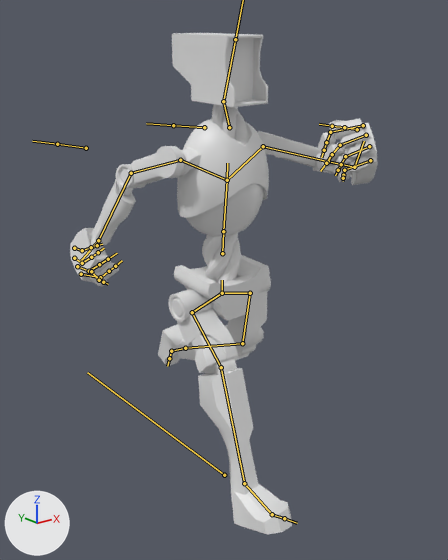
A saved change to the FBX model Assets/Art Assets/Models/char_Eggbot.fbx.
Both versions are drawn from a 50 mm lens placed at (-1.277, -1.591, 1.416), pointed at (0.013, 0.021, 0.771). The lights are fixed; the arrows at lower left show +X, +Y and +Z. Both versions are drawn at frame 1 of the action 'Armature|Run'; the numbers are the values there. The bones that bend it are drawn over the model as lines.

Objects in the first picture: 'Character'.
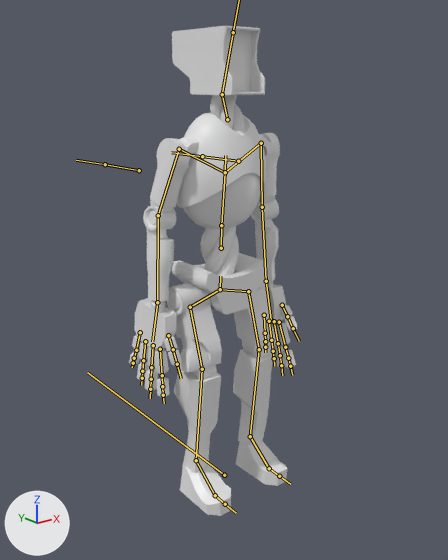
Location of each change, [x1, y1, x2, y2] in pixels of the pictures (448 x 560 px):
'Character', posed (45% narrower): before [70, 33, 378, 534]; after [129, 26, 297, 516]
bone 'Pelvis', root to tip: before (222, 293) to (222, 280); after (220, 289) to (220, 276)
bone 'UpperArm.L', root to tip: before (263, 146) to (328, 161); after (261, 143) to (262, 207)
bone 'LowerArm.L', root to tip: before (328, 161) to (354, 167); after (262, 207) to (266, 281)
bone 'Palm.L', root to tip: before (354, 167) to (364, 141); after (266, 281) to (271, 319)
bone 'Pinky.L.001', root to tip: before (370, 160) to (344, 170); after (264, 315) to (265, 333)
bone 'Pinky.L.003', root to tip: before (344, 170) to (343, 175); after (265, 333) to (265, 341)
bone 'Ring.L.001', root to tip: before (369, 146) to (345, 156); after (269, 321) to (271, 340)
bone 'Ring.L.002', root to tip: before (345, 156) to (341, 164); after (271, 340) to (273, 351)
bone 'Middle.L.001', root to tip: before (366, 135) to (340, 145); after (274, 321) to (278, 343)
bone 'Middle.L.002', root to tip: before (340, 145) to (332, 154); after (278, 343) to (280, 355)
bone 'Index.L.001', root to tip: before (363, 125) to (330, 132); after (279, 322) to (285, 347)
bone 'Index.L.002', root to tip: before (330, 132) to (326, 142); after (285, 347) to (288, 358)
bone 'Thumb.L.001', root to tip: before (357, 129) to (344, 127); after (282, 305) to (287, 316)
bone 'UpperArm.R', root to tip: before (180, 160) to (131, 173); after (179, 149) to (158, 215)
bone 'LowerArm.R', root to tip: before (131, 173) to (98, 240); after (158, 215) to (157, 302)
bone 'Palm.R', root to tip: before (98, 240) to (79, 262); after (157, 302) to (152, 341)
bone 'Pinky.R.001', root to tip: before (74, 248) to (82, 250); after (140, 332) to (136, 350)
bone 'Pinky.R.003', root to tip: before (82, 250) to (91, 247); after (136, 350) to (134, 358)
bone 'Ring.R.001', root to tip: before (74, 258) to (82, 263); after (145, 341) to (143, 360)
bone 'Ring.R.002', root to tip: before (82, 263) to (91, 257); after (143, 360) to (142, 371)
bone 'Middle.R.001', root to tip: before (77, 266) to (89, 271); after (153, 345) to (151, 367)
bone 'Middle.R.002', root to tip: before (89, 271) to (99, 264); after (151, 367) to (151, 379)
bone 'Index.R.001', root to tip: before (81, 274) to (100, 277); after (160, 349) to (162, 375)
bone 'Index.R.002', root to tip: before (100, 277) to (109, 271); after (162, 375) to (162, 386)
bone 'Thumb.R.001', root to tip: before (91, 271) to (99, 280); after (168, 335) to (173, 349)
bone 'Thumb.R.002', root to tip: before (99, 280) to (103, 282); after (173, 349) to (177, 364)
bone 'UpperLeg.L', root to tip: before (250, 293) to (242, 343); after (248, 291) to (259, 349)
bone 'LowerLeg.L', root to tip: before (242, 343) to (185, 348); after (259, 349) to (250, 436)
bone 'Foot.L', root to tip: before (185, 348) to (171, 351); after (250, 436) to (269, 468)
bone 'UpperLeg.R', root to tip: before (192, 312) to (221, 367); after (190, 307) to (202, 369)
bone 'LowerLeg.R', root to tip: before (221, 367) to (244, 483); after (202, 369) to (196, 460)
bone 'Foot.R', root to tip: before (244, 483) to (272, 514); after (196, 460) to (215, 495)

What the commit changed:
Bone 'Pelvis' (bone_pelvis) moves from (0.001, -0.029, -0.01) to (-0.009, -0.012, -0.008).
Bone 'Pelvis' (bone_pelvis) turns from (4, 0, 3) to (0, 0, 0) degrees about its own x, y and z.
Bone 'UpperArm.L' (bone_upperarm_l) turns from (-14, -5, -36) to (-86, 3, -13) degrees about its own x, y and z.
Bone 'LowerArm.L' (bone_lowerarm_l) turns from (5, 7, -86) to (3, 0, 0) degrees about its own x, y and z.
Bone 'Palm.L' (bone_palm_l) turns from (62, -54, -70) to (-3, 0, -13) degrees about its own x, y and z.
Bone 'Pinky.L.001' (bone_pinky_l_001) turns from (-94, 12, 9) to (0, 0, 0) degrees about its own x, y and z.
Bone 'Pinky.L.003' (bone_pinky_l_003) turns from (-88, 10, -1) to (0, 0, 0) degrees about its own x, y and z.
Bone 'Ring.L.001' (bone_ring_l_001) turns from (-82, 16, 16) to (0, 0, 0) degrees about its own x, y and z.
Bone 'Ring.L.002' (bone_ring_l_002) turns from (-89, 12, -10) to (0, 0, 0) degrees about its own x, y and z.
Bone 'Middle.L.001' (bone_middle_l_001) turns from (-79, 16, 9) to (0, 0, 0) degrees about its own x, y and z.
Bone 'Middle.L.002' (bone_middle_l_002) turns from (-80, 5, -8) to (0, 0, 0) degrees about its own x, y and z.
Bone 'Index.L.001' (bone_index_l_001) turns from (-87, 6, 6) to (0, 0, 0) degrees about its own x, y and z.
Bone 'Index.L.002' (bone_index_l_002) turns from (-84, 0, 0) to (0, 0, 0) degrees about its own x, y and z.
Bone 'Thumb.L.001' (bone_thumb_l_001) turns from (-85, 32, -38) to (0, 0, 0) degrees about its own x, y and z.
Bone 'UpperArm.R' (bone_upperarm_r) turns from (-77, -68, 1) to (-85, -17, 12) degrees about its own x, y and z.
Bone 'LowerArm.R' (bone_lowerarm_r) turns from (5, -3, 41) to (2, -1, 21) degrees about its own x, y and z.
Bone 'Palm.R' (bone_palm_r) turns from (-4, 8, -18) to (-6, -3, -16) degrees about its own x, y and z.
Bone 'Pinky.R.001' (bone_pinky_r_001) turns from (-56, -16, 6) to (0, 0, 0) degrees about its own x, y and z.
Bone 'Pinky.R.003' (bone_pinky_r_003) turns from (-84, 17, -9) to (0, 0, 0) degrees about its own x, y and z.
Bone 'Ring.R.001' (bone_ring_r_001) turns from (-53, -9, 2) to (0, 0, 0) degrees about its own x, y and z.
Bone 'Ring.R.002' (bone_ring_r_002) turns from (-93, 1, -5) to (0, 0, 0) degrees about its own x, y and z.
Bone 'Middle.R.001' (bone_middle_r_001) turns from (-60, -8, 2) to (0, 0, 0) degrees about its own x, y and z.
Bone 'Middle.R.002' (bone_middle_r_002) turns from (-82, 2, 5) to (0, 0, 0) degrees about its own x, y and z.
Bone 'Index.R.001' (bone_index_r_001) turns from (-77, 1, -5) to (0, 0, 0) degrees about its own x, y and z.
Bone 'Index.R.002' (bone_index_r_002) turns from (-75, 0, 0) to (0, 0, 0) degrees about its own x, y and z.
Bone 'Thumb.R.001' (bone_thumb_r_001) turns from (-51, 17, -10) to (0, 0, 0) degrees about its own x, y and z.
Bone 'Thumb.R.002' (bone_thumb_r_002) turns from (0, 0, -35) to (0, 0, 0) degrees about its own x, y and z.
Bone 'UpperLeg.L' (bone_upperleg_l) turns from (7, -1, 4) to (-15, 1, -1) degrees about its own x, y and z.
Bone 'LowerLeg.L' (bone_lowerleg_l) turns from (57, 0, 0) to (21, 0, 0) degrees about its own x, y and z.
Bone 'Foot.L' (bone_foot_l) turns from (50, 1, -8) to (-7, -3, 0) degrees about its own x, y and z.
Bone 'UpperLeg.R' (bone_upperleg_r) turns from (-49, -1, 5) to (-15, 1, -1) degrees about its own x, y and z.
Bone 'LowerLeg.R' (bone_lowerleg_r) turns from (25, 0, 0) to (21, 0, 0) degrees about its own x, y and z.
Bone 'Foot.R' (bone_foot_r) turns from (-1, 3, 1) to (-7, 0, 0) degrees about its own x, y and z.
